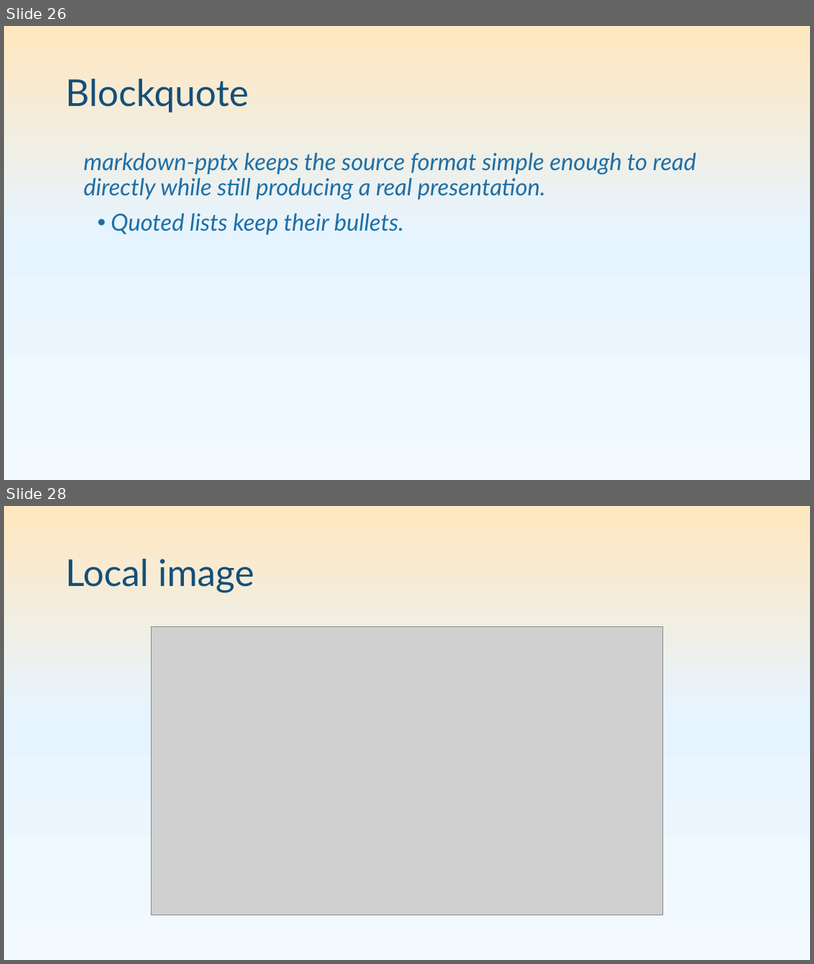
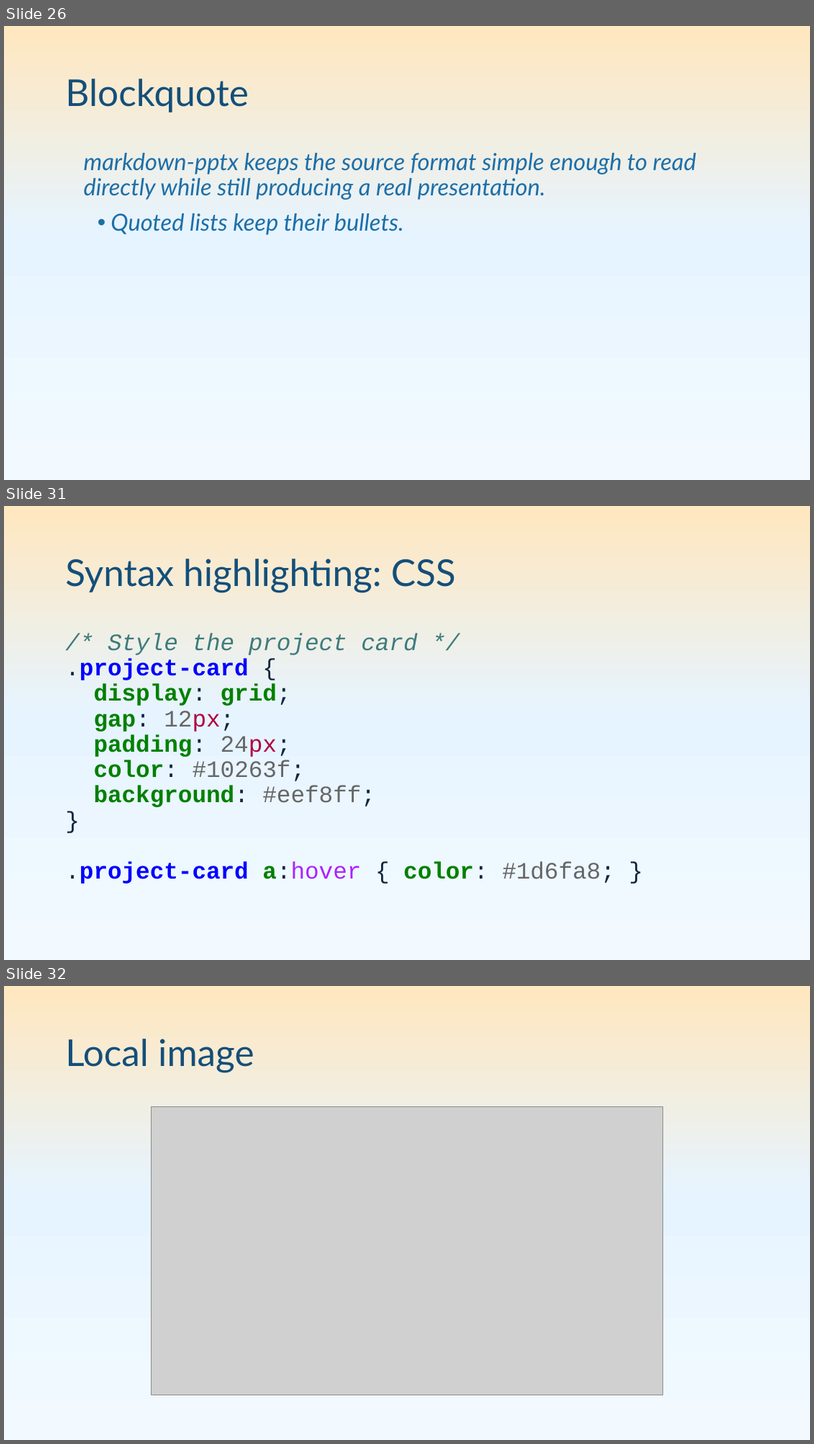
Before and after one commit to pseudosavant/markdown-pptx, a slide deck: sample/showcase.pptx. Shown one above the other, each under a label of ours: slides 26 and 28 before the commit, slides 26, 31 and 32 after it; the slides between them are not shown. The pictures are 814x964 and 814x1444 pixels, drawn with LibreOffice and Linux fonts; fonts in the diff are those of the drawing; grey boxes stand for pictures. Boxes give left, top, right and bottom in pixels: in the first picture for what was removed or moved away, otherwise in the second. Text is boxed around its words. In the diff, an @@ line names an element or a change of style, - is before the commit and + after.

Commit message:
Show syntax highlighting for Python TypeScript HTML and CSS

```diff
--- a/sample/showcase.pptx
+++ b/sample/showcase.pptx
@@ slide 31 added at [4,506,810,960], background gradient #F3FAFF to #E6F4FF to #FFE7BF @@
@@ title added at [65,559,456,592], 44 pt, text #144F79 @@
+Syntax highlighting: CSS
@@ text added at [65,633,615,883], 28 pt, text #008000 @@
+/* Style the project card */
+.project-card {
+display: grid;
+gap: 12px;
+padding: 24px;
+color: #10263f;
+background: #eef8ff;
+}
+.project-card a:hover { color: #1d6fa8; }
@@ what was slide 28 is now slide 32 @@
```
Also in this commit, not shown: 1 slide changed, 3 other slides added, 1 other file.
